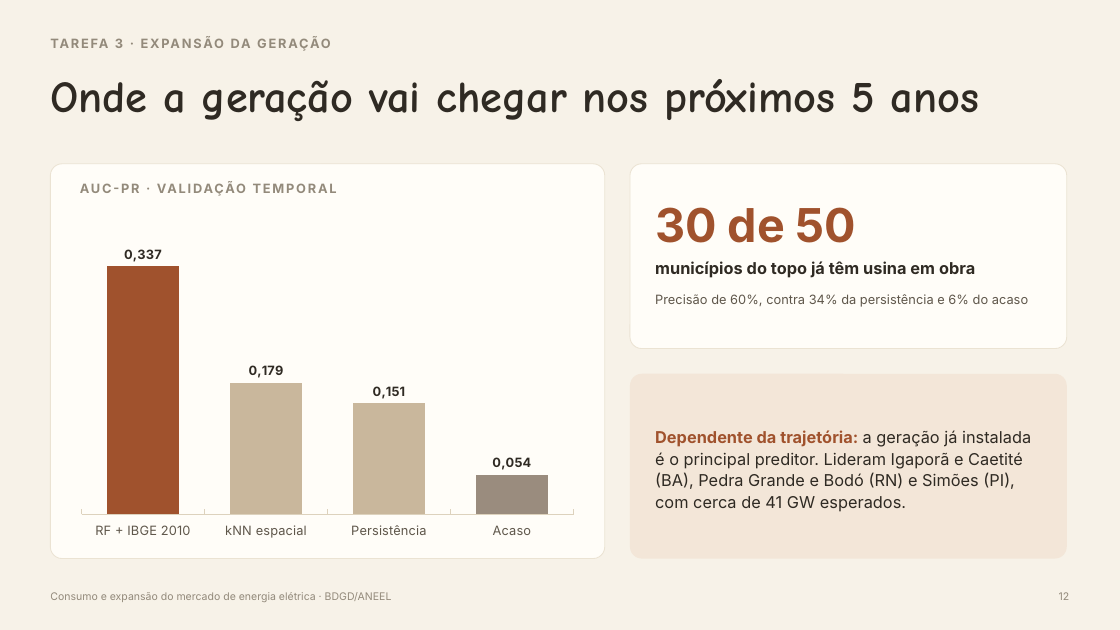
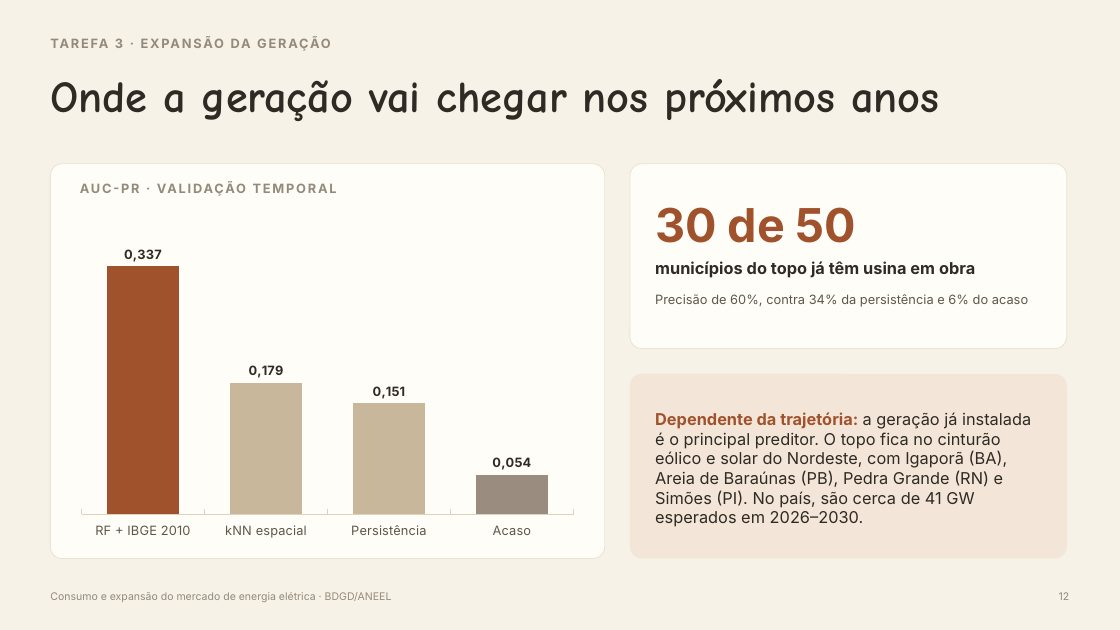
Before and after one commit to lucas-men-nobrega/TCC_projeto, a slide deck: slide 11 of apresentacao/Apresentacao_TCC_v2.pptx (slide 12 before the commit). Drawn at 1120x630 pixels with LibreOffice and Linux fonts; fonts in the diff are those of the drawing. Boxes give left, top, right and bottom in pixels: in the first picture for what was removed or moved away, otherwise in the second. Text is boxed around its words. In the diff, an @@ line names an element or a change of style, - is before the commit and + after.

```diff
--- a/apresentacao/Apresentacao_TCC_v2.pptx
+++ b/apresentacao/Apresentacao_TCC_v2.pptx
@@ text at [50, 79, 939, 121]: text changed @@
-Onde a geração vai chegar nos próximos 5 anos
+Onde a geração vai chegar nos próximos anos
@@ text at [655, 412, 1031, 527]: text changed @@
-Dependente da trajetória: a geração já instalada é o principal preditor. Lideram Igaporã e Caetité (BA), Pedra Grande e Bodó (RN) e Simões (PI), com cerca de 41 GW esperados.
+Dependente da trajetória: a geração já instalada é o principal preditor. O topo fica no cinturão eólico e solar do Nordeste, com Igaporã (BA), Areia de Baraúnas (PB), Pedra Grande (RN) e Simões (PI). No país, são cerca de 41 GW esperados em 2026–2030.
```
Also in this commit, not shown: 16 other slides changed, 2 slides added, 3 slides removed, 4 other files.
